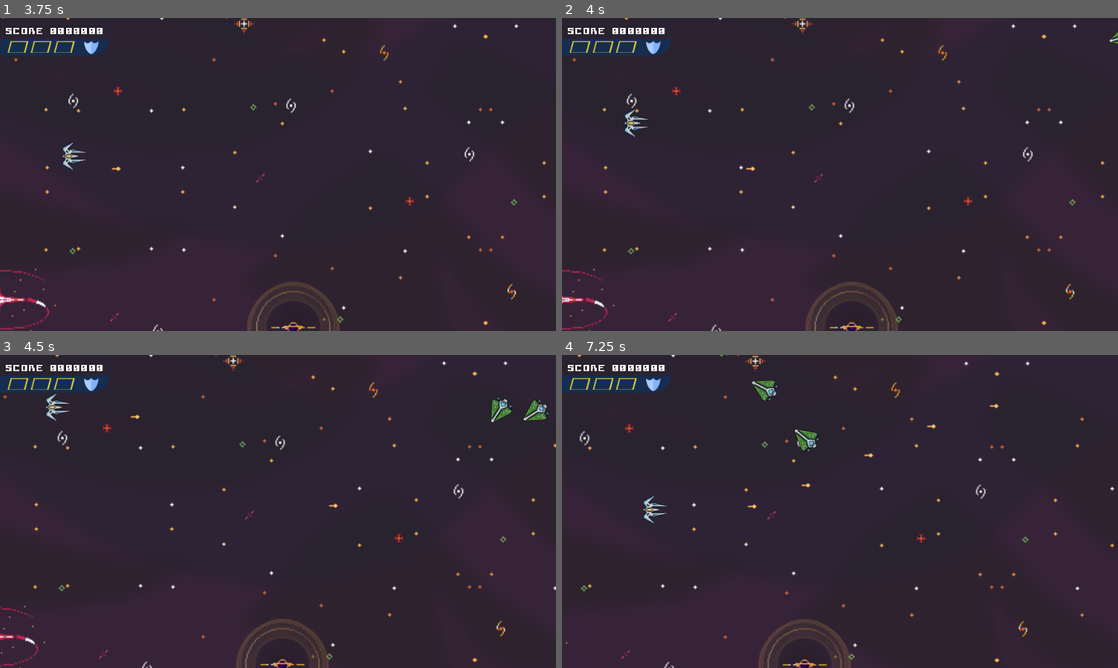
Above: before the commit, frames 1-4 (two rows, left to right).
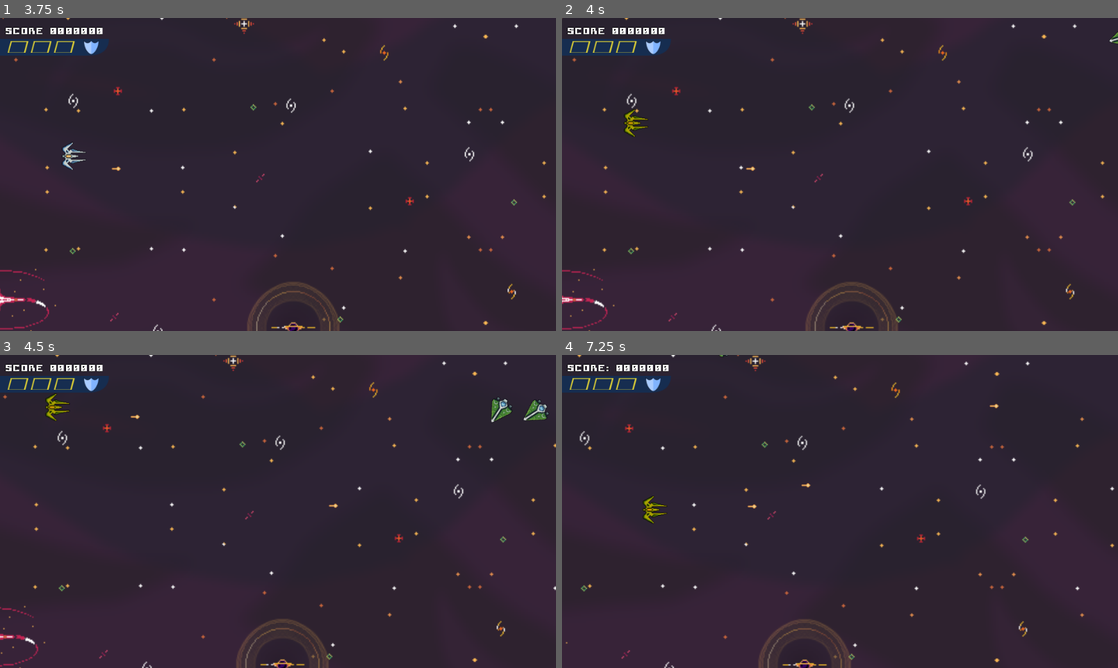
Above: after the commit, the same moments.

Repository: DfindWox/TGD---J2302
Game: Godot game, scene res://UI/splash.tscn
Two runs of this game, one before a commit and one after it. Both use one fixed random seed, a clock stepped at 60 frames per second and the inputs below.
Inputs:
- Up to frame 1 (3.75 s): tap Enter at 0.5 s; hold Right (ui_right) 0.53-1.28 s; hold Space (shoot) 0.53-1.28 s; tap E (Parry) at 0.6, 1.55, 2.1 s; tap R (reset) at 1.25, 2 s; hold Down (ui_down) 1.28-2.03 s; tap Space (shoot) at 1.35, 3.6 s; hold Right (ui_right) 2.03-2.75 s; hold Space (shoot) 2.03-2.75 s; click "Start" at 2.75 s; hold Up (ui_up) from 3.53 s (still down)
- Up to frame 2 (4 s): keep holding Up (ui_up); tap E (Parry) at 3.8 s
- Up to frame 3 (4.5 s): release Up (ui_up) at 4.28 s; hold Left (ui_left) from 4.28 s (still down); hold Space (shoot) from 4.28 s (still down); tap E (Parry) at 4.35 s
- Up to frame 4 (7.25 s): release Space (shoot) at 5.03 s; tap Space (shoot) at 5.1, 6.6 s; tap E (Parry) at 5.3, 5.85, 6.8 s; release Left (ui_left) at 5.78 s; hold Down (ui_down) 5.78-6.53 s; hold Space (shoot) 5.78-6.53 s; hold Right (ui_right) from 6.53 s (still down)

Frame 1 is identical in both runs. In frame 2, 0.2% of the frame differs, in the area x 11-16%, y 29-38%; in frame 3, 0.2%; in frame 4, 0.7%, in the area x 7-68%, y 2-54%.

Commit message:
Ajustes nos tiros; introdução de parry funcional

Diff:
--- a/Actors/enemy_bullet.tscn
+++ b/Actors/enemy_bullet.tscn
@@ -54,6 +54,7 @@
 shape = SubResource("CircleShape2D_socnw")
 
 [node name="Sprite2D" type="Sprite2D" parent="."]
+use_parent_material = true
 rotation = 1.5708
 texture = ExtResource("2_6gte1")
 hframes = 2
--- a/Actors/player.gd
+++ b/Actors/player.gd
@@ -8,18 +8,21 @@
 @export var shield := 0 ## Nível de escudos do jogador.
 @export_range(0, 1, 0.01) var direction_lerp := 0.75 ## Nível de lerp entre a velocidade prévia e a atual.
 @export var speed := 240.0 ## Velocidade máxima da nave.
+@export var invincibility_time := 0.5
 @export var parry_time := 0.4 ## Tempo em que o parry fica ativo.
 @export var parry_delay := 0.4 ## Tempo que o jogador precisa esperar para reativar o parry.
 @export var bullet : PackedScene ## Cena da bala que a nave atira.
 @export var shoot_delay := 0.3 ## Intervalo entre tiros.
 
 var is_active := true ## Define se a nave está ativa e pode receber comandos do jogador.
+var is_invincible := false
 var can_parry := true ## Para saber se o jogador está apto ao parry.
 var camera_offset := Vector2.ZERO ## Offset da câmera em movimento.
 
-@onready var parry_shape := $ParryArea/Collision as CollisionShape2D ## [CollisionShape2D] responsável pelo parry.
+@onready var parry_area := $ParryArea as Area2D
 @onready var shoot_delay_timer := $ShootDelay as Timer ## [Timer] que determina o tempo entre tiros.
 @onready var shoot_point := $ShootPoint as Marker2D ## [Marker2D] que indica de onde saem os tiros.
+@onready var sprite := $Sprite2D as Sprite2D
 
 
 # Funções básicas
@@ -38,6 +41,9 @@
 
 # Funções públicas
 func hurt(value := 1) -> void:
+	if is_invincible:
+		return
+	is_invincible = true
 	if shield > 0:
 		shield -= min(value, shield)
 		shield_changed.emit(shield)
@@ -46,6 +52,9 @@
 		life_changed.emit(life)
 		if life <= 0:
 			_die()
+			return
+	await get_tree().create_timer(invincibility_time).timeout
+	is_invincible = false
 
 
 # Funções privadas (não podem ser chamadas diretamente por outros objetos)
@@ -70,10 +79,12 @@
 func _parry() -> void:
 	if can_parry:
 		can_parry = false
-		parry_shape.set_deferred("disabled", false)
+		sprite.self_modulate = Color("d9c703")
+		parry_area.monitoring = true
 		await get_tree().create_timer(parry_time).timeout
-		parry_shape.set_deferred("disabled", true)
+		parry_area.monitoring = false
 		await get_tree().create_timer(parry_delay).timeout
+		sprite.self_modulate = Color.WHITE
 		can_parry = true
 
 
@@ -82,10 +93,24 @@
 		var b := bullet.instantiate()
 		get_tree().current_scene.add_child(b)
 		b.global_position = shoot_point.global_position
-		b.launch(Vector2.RIGHT)
+		b.launch(Vector2.RIGHT, self)
 		shoot_delay_timer.start()
+
+
+func _parry_shot(pos: Vector2, from: Vector2) -> void:
+	var b := bullet.instantiate() as Area2D
+	get_tree().current_scene.call_deferred("add_child", b)
+	b.modulate = Color(2, 2, 2)
+	b.global_position = pos
+	var dir := (from - pos).normalized()
+	b.launch(dir, self)
 
 
 func _die() -> void:
 	player_dead.emit()
 	queue_free()
+
+
+func _on_parry_area_entered(area: Area2D) -> void:
+	_parry_shot(area.global_position, area.origin.global_position)
+	area.queue_free()
--- a/Actors/player.tscn
+++ b/Actors/player.tscn
@@ -30,10 +30,10 @@
 rotation = -0.00783381
 scale = Vector2(1.63998, 1.60186)
 collision_mask = 16
+monitoring = false
 
 [node name="Collision" type="CollisionShape2D" parent="ParryArea"]
 shape = SubResource("CircleShape2D_efixp")
-disabled = true
 debug_color = Color(0, 0.65098, 0.0392157, 0.419608)
 
 [node name="ShootDelay" type="Timer" parent="."]
@@ -42,3 +42,5 @@
 
 [node name="ShootPoint" type="Marker2D" parent="."]
 position = Vector2(8, 0)
+
+[connection signal="area_entered" from="ParryArea" to="." method="_on_parry_area_entered"]
--- a/Scripts/Classes/base_enemy.gd
+++ b/Scripts/Classes/base_enemy.gd
@@ -10,7 +10,9 @@
 
 @export var score: int
 @export var touch_damage: int
+@export var life := 1
 @export_file("*.tscn") var bullet_scene
+@export var bullet_damage: int
 @export_group("Movement")
 @export var speed: float = 210.0 ## Velocidade em pixels.
 @export var follow_camera := false
@@ -32,9 +34,6 @@
 
 # Funções virtuais
 func _ready() -> void:
-	print(typeof(bullet_scene) == TYPE_STRING)
-	bullet = load(bullet_scene)
-	path_list = path_list.duplicate()
 	# Pra evitar que o inimigo tente acessar o Path2D antes de ele existir
 	set_physics_process(false)
 	_setup() # Em outra função pra não usar await dentro de _ready()
@@ -49,8 +48,17 @@
 			_hit(target)
 
 
+# Funções públicas
+func hurt(value := 1) -> void:
+	life -= value
+	if life <= 0:
+		_remove(true)
+
+
 # Funções privadas
 func _setup() -> void:
+	bullet = load(bullet_scene)
+	path_list = path_list.duplicate()
 	# Carregar o Path2D e preencher as variáveis relacionadas
 	await get_parent().ready
 	if path_list.is_empty():
@@ -62,6 +70,7 @@
 	enemy_destroyed.connect(ui._on_score_changed.bind(score))
 	# Igualar a colisão do inimigo à hitbox (hack)
 	hitbox_collision.shape = enemy_collision.shape
+	hitbox_collision.rotation = enemy_collision.rotation
 
 
 func _setup_next_path() -> void:
@@ -99,7 +108,7 @@
 	get_parent().add_child(b)
 	b.global_position = shoot_point.global_position
 	var target_dir := (target - b.global_position).normalized()
-	b.launch(target_dir)
+	b.launch(target_dir, self)
 
 
 func _hit(target: Node2D) -> void:
--- a/Scripts/Classes/bullet.gd
+++ b/Scripts/Classes/bullet.gd
@@ -7,9 +7,15 @@
 var dir := Vector2.ZERO ## Direção pra onde o tiro deve ir
 var has_launched := false ## Para saber se o tiro já saiu
 var camera_offset := Vector2.ZERO
+var damage := 1
+var origin: CharacterBody2D
 
 
 # Funções virtuais
+func _ready() -> void:
+	body_entered.connect(_on_body_entered)
+
+
 func _process(delta: float) -> void:
 	if has_launched:
 		global_position += dir * speed * delta
@@ -17,7 +23,7 @@
 
 
 # Funções públicas
-func launch(direction: Vector2) -> void:
+func launch(direction: Vector2, from: CharacterBody2D) -> void:
 	if direction.is_zero_approx():
 		push_error("Bullet received no direction")
 		return
@@ -25,12 +31,13 @@
 		dir = direction
 		rotation = dir.angle()
 		has_launched = true
+		origin = from
 
 
 # Funções privadas
 func _hit(obj: Node2D) -> void:
 	if obj.has_method("hurt"):
-		obj.hurt()
+		obj.hurt(damage)
 		bullet_destroyed.emit()
 		queue_free()
 	elif _is_environment(obj):
